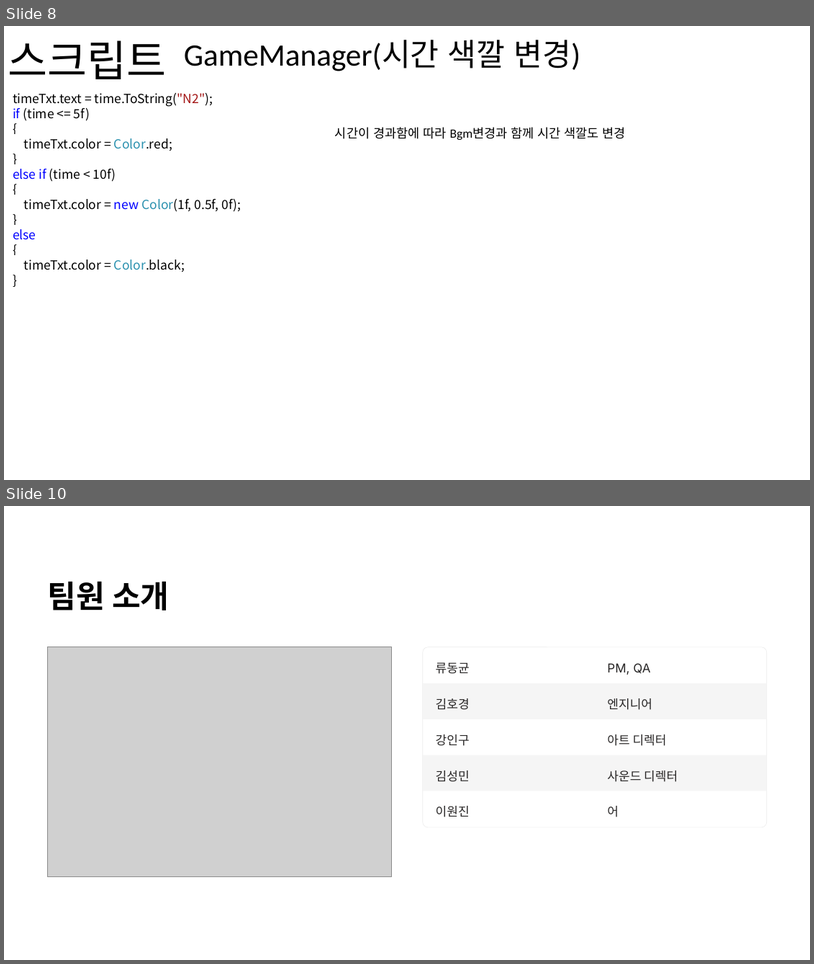
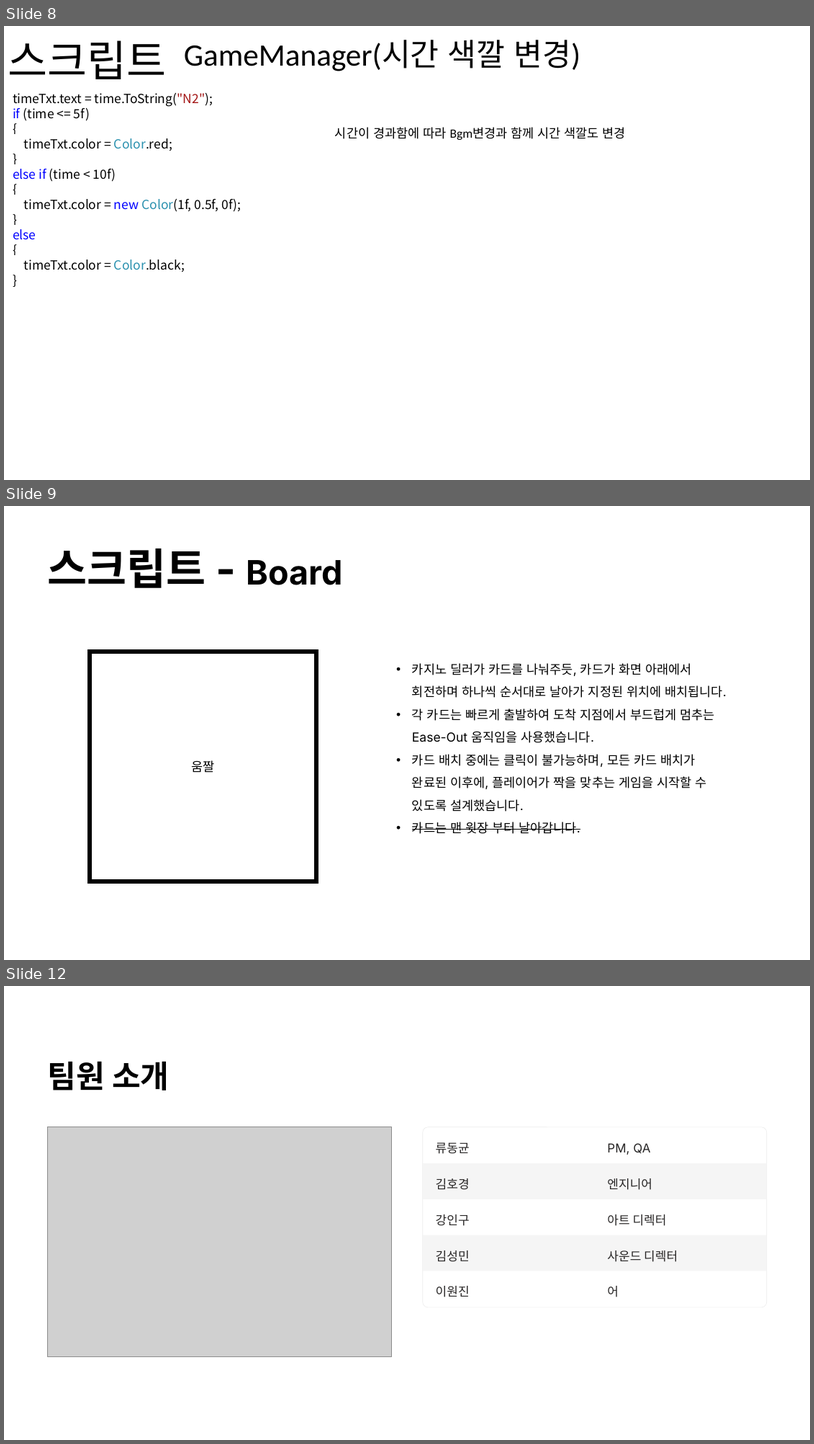
Before and after one commit to gyro1515/TeamProject_FindRtan, a slide deck: tzjqc37h0bnimw7.pptx. Shown one above the other, each under a label of ours: slides 8 and 10 before the commit, slides 8, 9 and 12 after it; the slides between them are not shown. The pictures are 814x964 and 814x1444 pixels, drawn with LibreOffice and Linux fonts; fonts in the diff are those of the drawing; grey boxes stand for pictures; background and template pictures are left out. Boxes give left, top, right and bottom in pixels: in the first picture for what was removed or moved away, otherwise in the second. Text is boxed around its words. In the diff, an @@ line names an element or a change of style, - is before the commit and + after.

```diff
--- a/tzjqc37h0bnimw7.pptx
+++ b/tzjqc37h0bnimw7.pptx
@@ slide 9 added at <box>4,506,810,960</box>, background #FFFFFF; not listed: 1 template element that a slide beside it also shows @@
@@ text added at <box>48,548,343,588</box>, 61.5 pt, text #000000, bold @@
+스크립트 - Board
@@ rectangle added at <box>90,651,316,882</box>, fill #FFFFFF, outline #000000 6 pt, 18 pt, text #000000 @@
+움짤
@@ text added at <box>412,663,727,834</box>, 18 pt, text #000000 @@
+• 카지노 딜러가 카드를 나눠주듯, 카드가 화면 아래에서 회전하며 하나씩 순서대로 날아가 지정된 위치에 배치됩니다.
+• 각 카드는 빠르게 출발하여 도착 지점에서 부드럽게 멈추는 Ease-Out 움직임을 사용했습니다.
+• 카드 배치 중에는 클릭이 불가능하며, 모든 카드 배치가 완료된 이후에, 플레이어가 짝을 맞추는 게임을 시작할 수 있도록 설계했습니다.
+• 카드는 맨 윗장 부터 날아갑니다.
@@ rectangle added at <box>712,932,810,957</box>, fill #FFFFFF, outline #FFFFFF 1 pt @@
@@ what was slide 10 is now slide 12 @@
```
Also in this commit, not shown: 2 other slides added, 1 slide removed, 1 other file.
